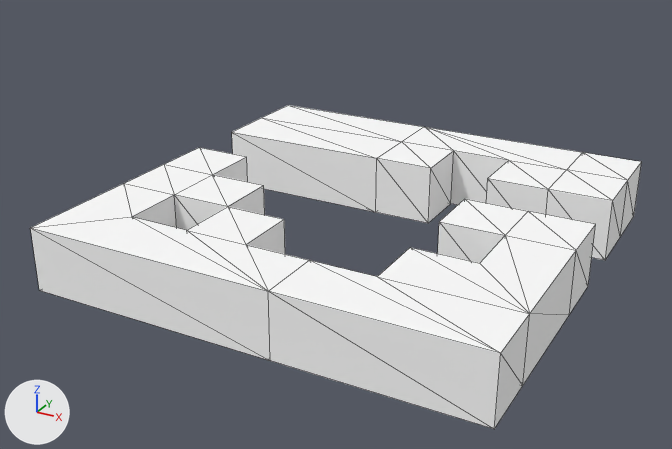
Two versions of the OBJ model Art/environ-deck1-broken.obj, one commit apart.
Rendered twice from a camera (50 mm lens) standing at (-2.136, 0.247, 0.636) and looking at (-2.768, 1.396, 0.062). Every picture has the same lights, and +X, +Y and +Z are marked at lower left. Mesh edges are drawn as thin lines. Where no turn or scale is listed for an object, it has been applied to the vertices. Vertices at the same position are counted once.

The scene before the commit, as lines of its bpy script (objects in view):
```python
me_deck1_broken = bpy.data.meshes.new('deck1-broken')
me_deck1_broken.from_pydata(...)  # 84 vertices, 164 faces; spans x -3.1..-2.4, y 1.1..1.8, z 0.0..0.1
me_deck1_broken.materials.append(mat_palette)  # its picture is missing
ob_deck1_broken = bpy.data.objects.new('deck1-broken', me_deck1_broken)
ob_deck1_broken.location = (0.0, 0.0, 0.0)
```
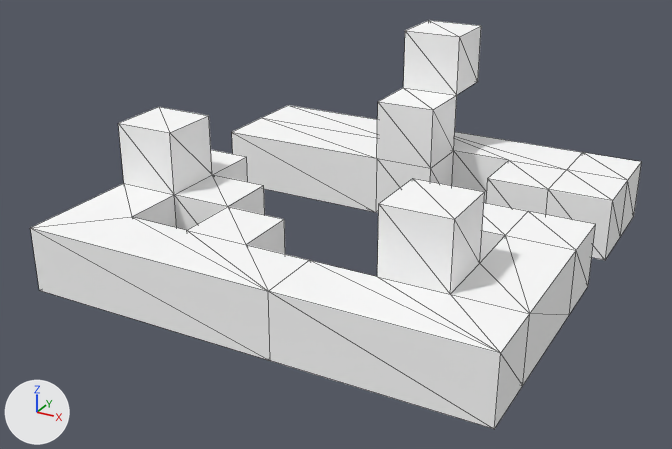
The change, as a list of edits to the scene's bpy script:
```text
Change me_deck1_broken:
    used by ob_deck1_broken; location = (0.0, 0.0, 0.0)
    remove me_deck1_broken.from_pydata(...)  # 84 vertices, 164 faces; spans x -3.1..-2.4, y 1.1..1.8, z 0.0..0.1
    add me_deck1_broken.from_pydata(...)  # 103 vertices, 202 faces; spans x -3.1..-2.4, y 1.1..1.8, z 0.0..0.3
    me_deck1_broken part 1
    7 faces are deleted
    3 vertices are added at (-2.8, 1.8, 0.2), (-2.8, 1.7, 0.3), (-2.8, 1.8, 0.3)
    11 new vertices lie (0.0, 0.0, 0.1) away from vertices in x -3.1..-2.5, y 1.2..1.7, z 0.1
    5 new vertices lie (0.1, 0.0, 0.0) away from vertices in x -2.8..-2.6, y 1.2..1.8, z 0.1..0.3
    45 new faces join them
```

Pixel boxes (x1, y1, x2, y2) of what changed, in the pictures (672 x 449 px):
'deck1-broken', reshaped (26% taller): before (30, 105, 641, 429); after (30, 20, 641, 429)
part 1 of me_deck1_broken, built on: before (125, 142, 529, 353); after (118, 20, 529, 353)
